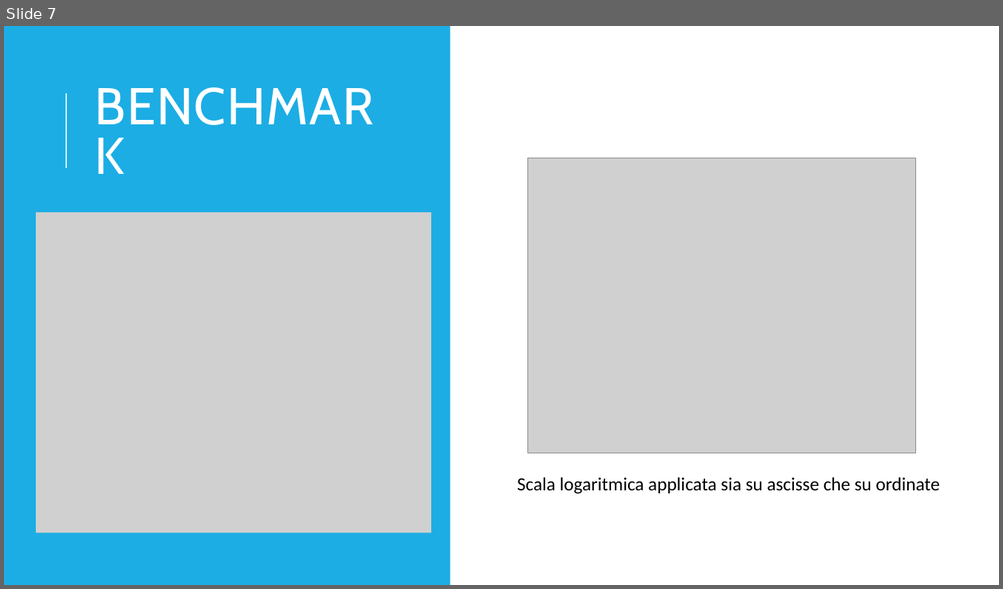
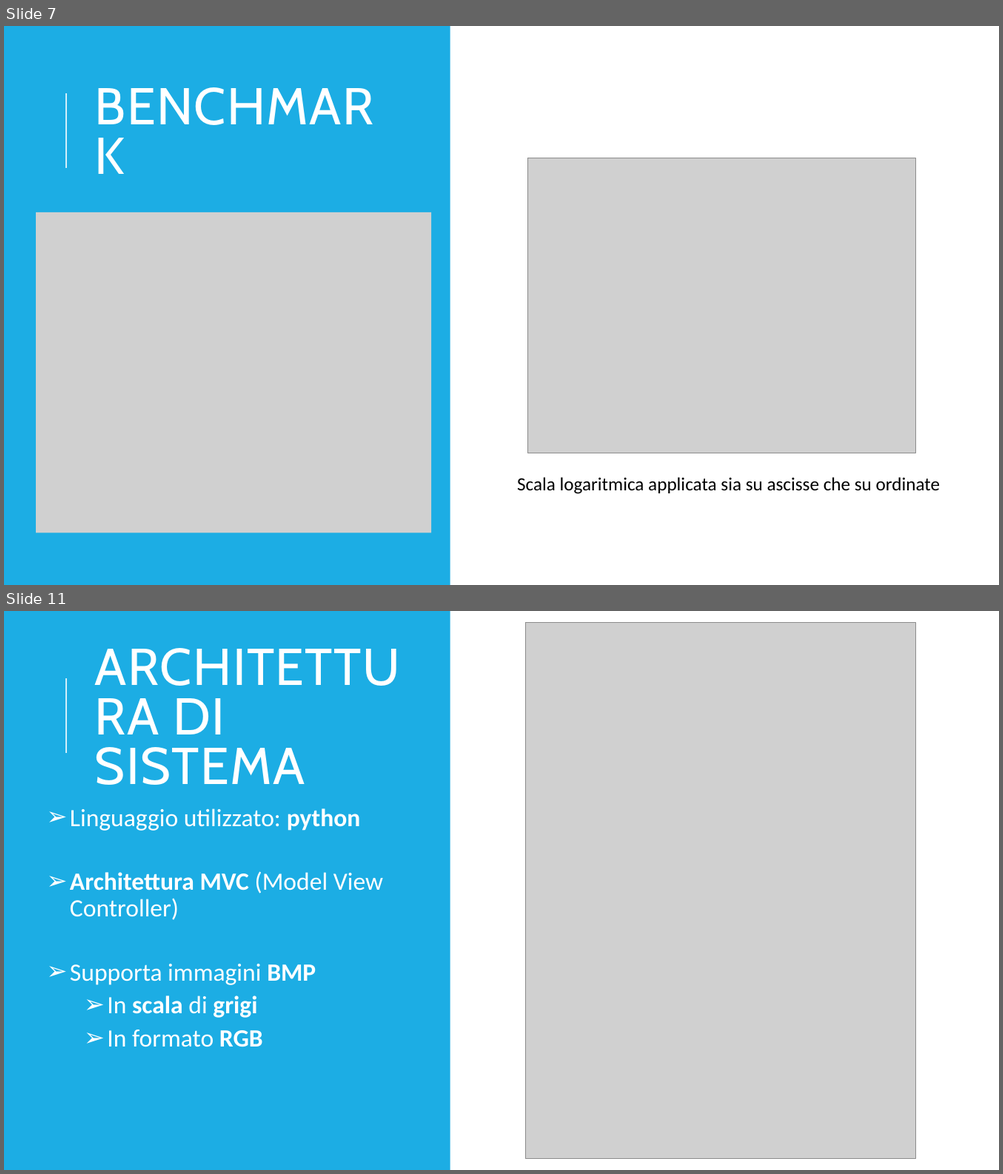
Before and after one commit to iFoxz17/Jpug, a slide deck: doc/presentation.pptx. Shown one above the other, each under a label of ours: slide 7 before the commit, slides 7 and 11 after it; the slides between them are not shown. The pictures are 1003x589 and 1003x1174 pixels, drawn with LibreOffice and Linux fonts; fonts in the diff are those of the drawing; grey boxes stand for pictures. Boxes give left, top, right and bottom in pixels: in the first picture for what was removed or moved away, otherwise in the second. Text is boxed around its words. In the diff, an @@ line names an element or a change of style, - is before the commit and + after.

Commit message:
Updating presentation

```diff
--- a/doc/presentation.pptx
+++ b/doc/presentation.pptx
@@ slide 11 added at <box>4,611,999,1170</box>, background #FFFFFF @@
@@ rectangle added at <box>4,611,450,1170</box>, fill #1CADE4 @@
@@ picture added at <box>526,623,915,1159</box> @@
@@ line added from (66, 753) to (66, 678), #D2EFFA 1.5 pt @@
@@ title added at <box>95,698,305,785</box>, 50 pt, text #FFFFFF @@
+ARCHITETTURA DI SISTEMA
@@ text added at <box>70,809,383,1048</box>, 24 pt, text #FFFFFF @@
+➢ Linguaggio utilizzato: python
+➢ Architettura MVC (Model View Controller)
+➢ Supporta immagini BMP
+  ➢ In scala di grigi
+  ➢ In formato RGB
```
Also in this commit, not shown: 5 other slides added.
